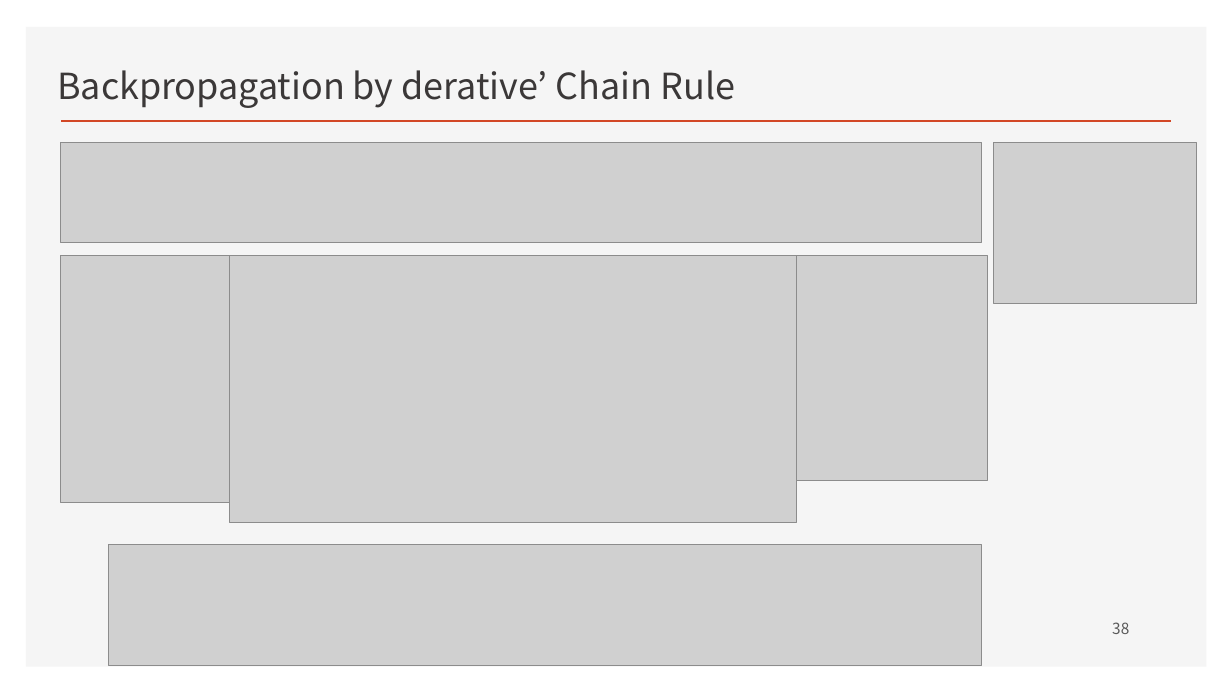
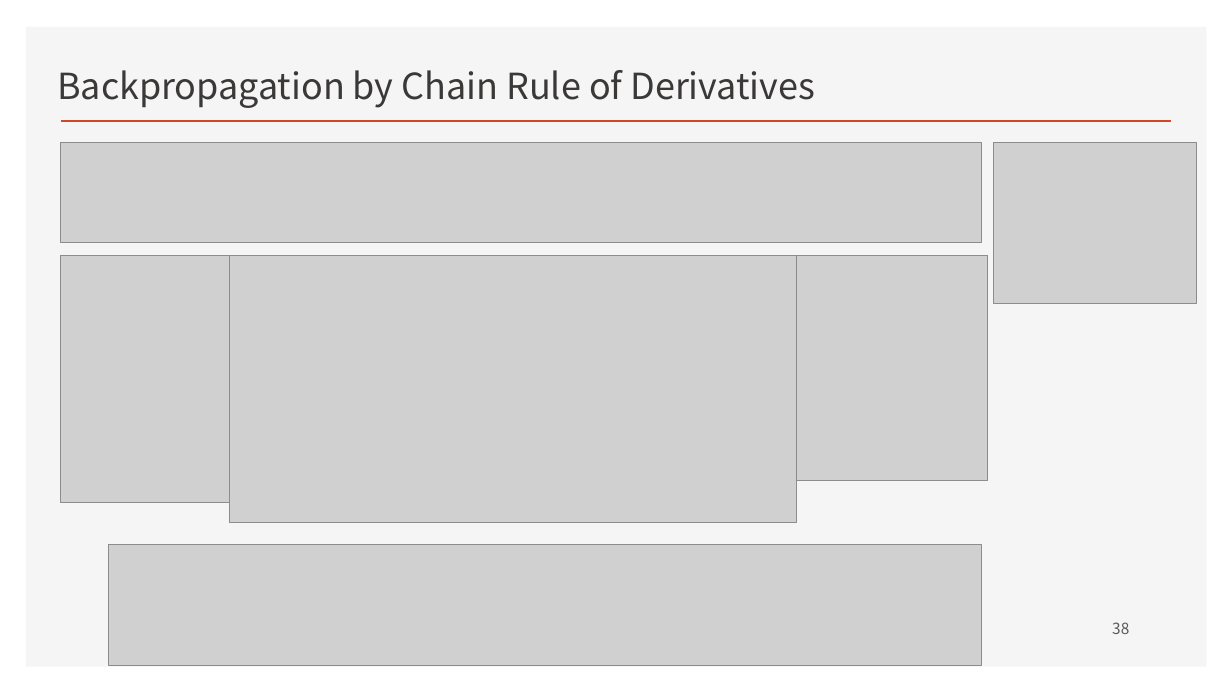
Before and after one commit to ancestor9/mathematics-for-machine-learning, a slide deck: slide 38 of Linear_Algebra/w4_Perceptron_Regression.pptx. Drawn at 1232x693 pixels with LibreOffice and Linux fonts; fonts in the diff are those of the drawing; grey boxes stand for pictures; background and template pictures are left out. Boxes give left, top, right and bottom in pixels: in the first picture for what was removed or moved away, otherwise in the second. Text is boxed around its words. In the diff, an @@ line names an element or a change of style, - is before the commit and + after.

```diff
--- a/Linear_Algebra/w4_Perceptron_Regression.pptx
+++ b/Linear_Algebra/w4_Perceptron_Regression.pptx
@@ text at [57,70,815,108]: text changed @@
-Backpropagation by derative’ Chain Rule
+Backpropagation by Chain Rule of Derivatives
```
Also in this commit, not shown: 1 slide added.
